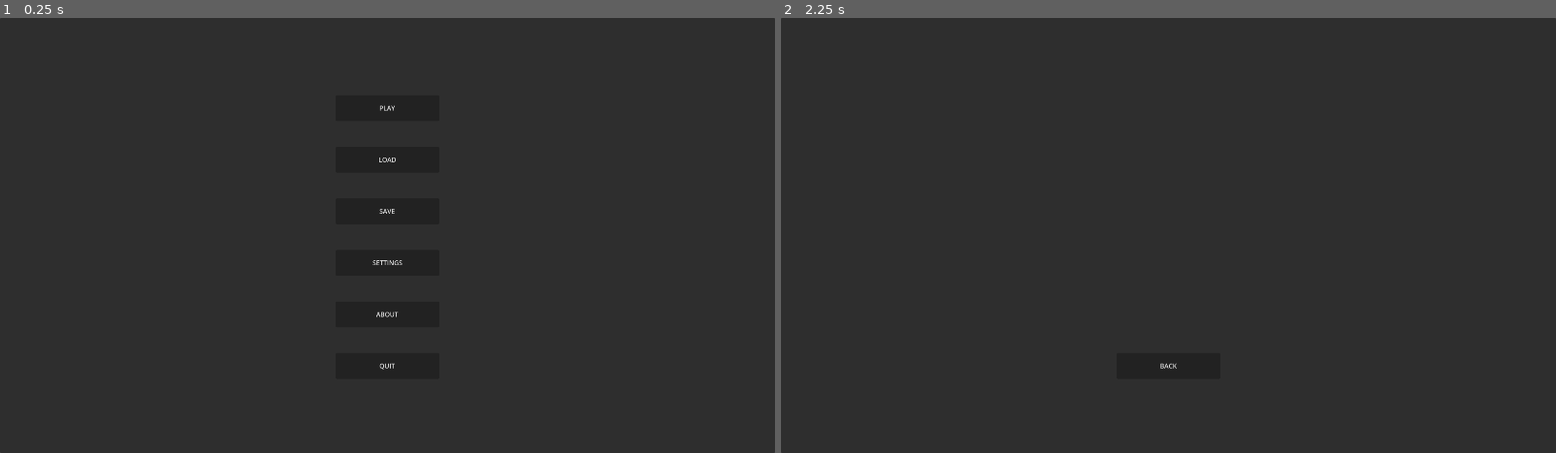
Above: before the commit, frames 1-2 (left to right).
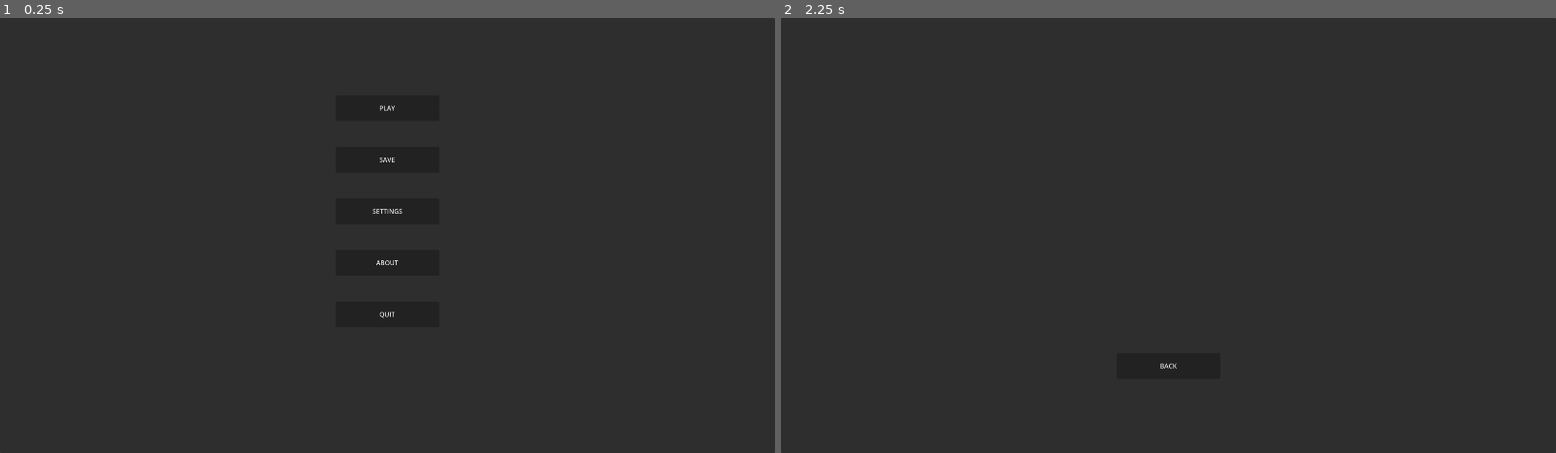
Above: after the commit, the same moments.

Repository: Bulat95/GameManager
Game: Godot game, scene res://Scenes/Menu.tscn
Two runs of this game, one before a commit and one after it. Both use one fixed random seed, a clock stepped at 60 frames per second and the inputs below.
Inputs (mouse positions are in pixels of both pictures, inside the frame that each line leads up to):
- Up to frame 1 (0.25 s): no input
- Up to frame 2 (2.25 s): click (1168, 161) at 0.5 s, where only the run before the commit has a clickable "LOAD"; click "BACK" at 1.25 s; click "SAVE" at 2 s

The runs differ from the first frame. In frame 1, 0.1% of the frame differs, in the area x 48-52%, y 32-81%; in frame 2, nothing differs.
Error before the commit: Parse Error: Native class "DirAccess" cannot be constructed as it is abstract. (res://Scenes/Load.tscn::1:7)

Commit message:
workForJob

Diff:
--- a/Games/test.json
+++ b/Games/test.json
@@ -1 +1 @@
-{"action":"Product 4","name":"03351320","type":"Engine"}
+{"action":"Action","name":"Grand Theft Auto 4","type":"Game"}
--- a/Global/GlobalConst.gd
+++ b/Global/GlobalConst.gd
@@ -7,6 +7,8 @@
 var nameProject
 var action
 var type
+
+var coefficientForTimer = 0.1
 
 var games = {}
 var softs = {}
--- a/Scenes/Board.tscn
+++ b/Scenes/Board.tscn
@@ -1,9 +1,9 @@
 [gd_scene load_steps=5 format=3 uid="uid://bbu0k3jh6corf"]
 
-[ext_resource type="Script" path="res://Scripts/BackBoardScript.gd" id="2_a5ffc"]
+[ext_resource type="Script" path="res://Scripts/Menu/BackButtons/BackBoardScript.gd" id="2_oburb"]
 [ext_resource type="Script" path="res://Scripts/BoardScript.gd" id="3"]
-[ext_resource type="Script" path="res://Scenes/select_product.gd" id="3_2dnat"]
-[ext_resource type="Script" path="res://Scenes/select_genre.gd" id="4_mevif"]
+[ext_resource type="Script" path="res://Scripts/select_product.gd" id="3_varoq"]
+[ext_resource type="Script" path="res://Scripts/select_genre.gd" id="4_07glr"]
 
 [node name="BoardScene" type="Node2D"]
 script = ExtResource("3")
@@ -19,7 +19,7 @@
 offset_right = 1856.0
 offset_bottom = 128.0
 text = "BACK"
-script = ExtResource("2_a5ffc")
+script = ExtResource("2_oburb")
 
 [node name="LineEdit" type="LineEdit" parent="Panel"]
 layout_mode = 0
@@ -43,7 +43,7 @@
 offset_top = 192.0
 offset_right = 1088.0
 offset_bottom = 232.0
-script = ExtResource("3_2dnat")
+script = ExtResource("3_varoq")
 
 [node name="select_genre" type="OptionButton" parent="Panel"]
 layout_mode = 0
@@ -51,7 +51,7 @@
 offset_top = 320.0
 offset_right = 1088.0
 offset_bottom = 360.0
-script = ExtResource("4_mevif")
+script = ExtResource("4_07glr")
 
 [connection signal="pressed" from="Panel/Back" to="Panel/Back" method="_on_pressed"]
 [connection signal="pressed" from="Panel/Start_build_game" to="." method="_on_Start_build_game_pressed"]
--- a/Scenes/Level_1.tscn
+++ b/Scenes/Level_1.tscn
@@ -1,8 +1,9 @@
-[gd_scene load_steps=6 format=3 uid="uid://cp0stban861qc"]
+[gd_scene load_steps=7 format=3 uid="uid://cp0stban861qc"]
 
 [ext_resource type="Texture2D" uid="uid://dotv7qit3y8fu" path="res://asssets/комната вер 1.jpg" id="1"]
 [ext_resource type="Script" path="res://Scripts/LevelMenuScript.gd" id="3"]
 [ext_resource type="Script" path="res://Scripts/GameProcess.gd" id="3_xnrxp"]
+[ext_resource type="Script" path="res://Scenes/ProgressBarScript.gd" id="4_pitq0"]
 [ext_resource type="Script" path="res://Scripts/ClockScript.gd" id="5"]
 
 [sub_resource type="GDScript" id="1"]
@@ -60,13 +61,6 @@
 text = "BOARD"
 script = SubResource("1")
 
-[node name="Board_panel" type="Panel" parent="Interactive_panel"]
-process_mode = 3
-visible = false
-layout_mode = 0
-offset_right = 40.0
-offset_bottom = 40.0
-
 [node name="Information_panel" type="Panel" parent="."]
 layout_mode = 1
 anchors_preset = -1
@@ -100,6 +94,21 @@
 grow_horizontal = 2
 script = ExtResource("3_xnrxp")
 
+[node name="ProgressBar" type="ProgressBar" parent="Information_panel"]
+layout_mode = 1
+anchors_preset = 8
+anchor_left = 0.5
+anchor_top = 0.5
+anchor_right = 0.5
+anchor_bottom = 0.5
+offset_left = 1100.5
+offset_top = -26.5
+offset_right = 1350.5
+offset_bottom = 84.5
+grow_horizontal = 2
+grow_vertical = 2
+script = ExtResource("4_pitq0")
+
 [node name="Buttoms_panel" type="Panel" parent="."]
 layout_mode = 0
 offset_left = 1664.0
--- a/Scenes/Menu.tscn
+++ b/Scenes/Menu.tscn
@@ -1,10 +1,9 @@
-[gd_scene load_steps=7 format=3 uid="uid://clnmc4ewo7rbv"]
+[gd_scene load_steps=6 format=3 uid="uid://clnmc4ewo7rbv"]
 
 [ext_resource type="Script" path="res://Scripts/Menu/MenuQuitScript.gd" id="1"]
 [ext_resource type="Script" path="res://Scripts/Menu/PlayScript.gd" id="2"]
 [ext_resource type="Script" path="res://Scripts/Menu/MenuAboutScript.gd" id="3"]
 [ext_resource type="Script" path="res://Scripts/Menu/MenuSettingsScript.gd" id="4"]
-[ext_resource type="Script" path="res://Scripts/Menu/LoadScript.gd" id="5"]
 [ext_resource type="Script" path="res://Scripts/Menu/SaveScript.gd" id="6"]
 
 [node name="Node2D" type="Node2D"]
@@ -32,38 +31,28 @@
 [node name="QUIT" type="Button" parent="Panel"]
 layout_mode = 0
 offset_left = 832.0
-offset_top = 832.0
+offset_top = 704.0
 offset_right = 1088.0
-offset_bottom = 896.0
+offset_bottom = 768.0
 text = "QUIT"
 script = ExtResource("1")
 
 [node name="SETTING" type="Button" parent="Panel"]
 layout_mode = 0
 offset_left = 832.0
-offset_top = 576.0
+offset_top = 448.0
 offset_right = 1088.0
-offset_bottom = 640.0
+offset_bottom = 512.0
 pivot_offset = Vector2(184, -16)
 text = "SETTINGS"
 script = ExtResource("4")
 
-[node name="LOAD" type="Button" parent="Panel"]
+[node name="SAVE" type="Button" parent="Panel"]
 layout_mode = 0
 offset_left = 832.0
 offset_top = 320.0
 offset_right = 1088.0
 offset_bottom = 384.0
-pivot_offset = Vector2(184, -16)
-text = "LOAD"
-script = ExtResource("5")
-
-[node name="SAVE" type="Button" parent="Panel"]
-layout_mode = 0
-offset_left = 832.0
-offset_top = 448.0
-offset_right = 1088.0
-offset_bottom = 512.0
 pivot_offset = Vector2(184, -16)
 text = "SAVE"
 script = ExtResource("6")
@@ -71,9 +60,9 @@
 [node name="ABOUT" type="Button" parent="Panel"]
 layout_mode = 0
 offset_left = 832.0
-offset_top = 704.0
+offset_top = 576.0
 offset_right = 1088.0
-offset_bottom = 768.0
+offset_bottom = 640.0
 text = "ABOUT"
 script = ExtResource("3")
 
@@ -81,6 +70,5 @@
 [connection signal="pressed" from="Panel/QUIT" to="Panel/PLAY" method="_on_QUIT_pressed"]
 [connection signal="pressed" from="Panel/QUIT" to="Panel/QUIT" method="_on_QUIT_pressed"]
 [connection signal="pressed" from="Panel/SETTING" to="Panel/SETTING" method="_on_SETTING_pressed"]
-[connection signal="pressed" from="Panel/LOAD" to="Panel/LOAD" method="_on_Load_pressed"]
 [connection signal="pressed" from="Panel/SAVE" to="Panel/SAVE" method="_on_Save_pressed"]
 [connection signal="pressed" from="Panel/ABOUT" to="Panel/ABOUT" method="_on_About_pressed"]
--- /dev/null
+++ b/Scenes/ProgressBarScript.gd
@@ -0,0 +1 @@
+extends ProgressBar
--- a/Scripts/BoardScript.gd
+++ b/Scripts/BoardScript.gd
@@ -5,7 +5,6 @@
 @onready var product = get_node("Panel/select_product")
 @onready var action = get_node("Panel/select_genre")
 @onready var nameProduct = get_node("Panel/LineEdit")
-
 
 func _on_Start_build_game_pressed():
 	GlobalConst.dropdown_select_product = product.text
@@ -15,10 +14,11 @@
 	get_tree().change_scene_to_file("res://Scenes/Level_1.tscn")
 
 func _ready():
-	initProducts()
+	initTableProducts()
 
 func _on_genre_selected():
 	action.clear()
+	product.set("Game", 1)
 	if product.text == "Game":
 		action.add_item("Action", 1)
 		action.add_item("RPG")
@@ -28,12 +28,12 @@
 		action.add_item("Shooter")
 		action.add_item("Sports")
 		action.add_item("Platformer")
-	elif product.text == "Engine":
-		action.add_item("Product 3")
-		action.add_item("Product 4")
+	if product.text == "Engine":
+		action.add_item("Product 1")
+		action.add_item("Product 2")
 	action.select(0)
 
-func initProducts():
+func initTableProducts():
 	product.add_item("Game")
 	product.add_separator()
 	product.add_item("Engine")
@@ -41,10 +41,8 @@
 	product.add_item("Soft")
 	product.connect("item_selected", Callable(self, "_on_genre_selected"))
 
-
 func _on_select_product_item_selected(index):
 	_on_genre_selected()
-
 
 func save_products_to_json() -> void:
 	var file = FileAccess.open("res://Games/test.json", FileAccess.WRITE)
--- a/Scripts/ClockScript.gd
+++ b/Scripts/ClockScript.gd
@@ -3,16 +3,22 @@
 var years = 0
 var months = 0
 var days = 0
+var daysForTask = 10
 var hours = 0
 var paused = false
 var timer
 
+@onready var progressBarValue = $ProgressBar
+
 var file
+
+var coefficientForTimer = GlobalConst.coefficientForTimer
 
 func _ready():
 	# Создаем узел Timer для отсчета времени
 	timer = Timer.new()
-	timer.wait_time = 1.0  # Устанавливаем время ожидания таймера в 1 секунду (или любое другое значение)
+	#timer.wait_time = 1.0  # Устанавливаем время ожидания таймера в 1 секунду (или любое другое значение)
+	timer.wait_time = coefficientForTimer  # Устанавливаем время ожидания таймера в 1 секунду (или любое другое значение)
 	timer.connect("timeout", Callable(self, "_on_timer_timeout"))
 	add_child(timer)
 	timer.start()
@@ -27,13 +33,23 @@
 		if hours >= 24:
 			hours -= 24
 			days += 1
+			daysForTask -=1
+			progressBarValue += 1
 			if days >= 30:
 				days -= 30
 				months += 1
 				if months >= 12:
 					months -= 12
 					years += 1
+		if daysForTask == 0:
+			toggle_pause()
+
+			print("Задача завершена!")
+
 		update_time_label()
+
+func setDaysForTask(days: int) -> void:
+	daysForTask = days
 
 func _on_timer_timeout():
 	# Обновление времени каждый раз, когда срабатывает таймер (проходит 1 секунда)
--- a/Scripts/GameProcess.gd
+++ b/Scripts/GameProcess.gd
@@ -6,7 +6,7 @@
 	file.close()
 	if test_json_conv != null:
 		if test_json_conv["name"] == null:
-			text = "123"
+			text = "ПРОЕКТ НЕ ВЫБРАН!"
 		else:
 			text = test_json_conv["name"]
 	else:
Renamed: Scripts/BackBoardScript.gd -> Scripts/Menu/BackButtons/BackBoardScript.gd
Renamed: Scenes/select_genre.gd -> Scripts/select_genre.gd
Renamed: Scenes/select_product.gd -> Scripts/select_product.gd
